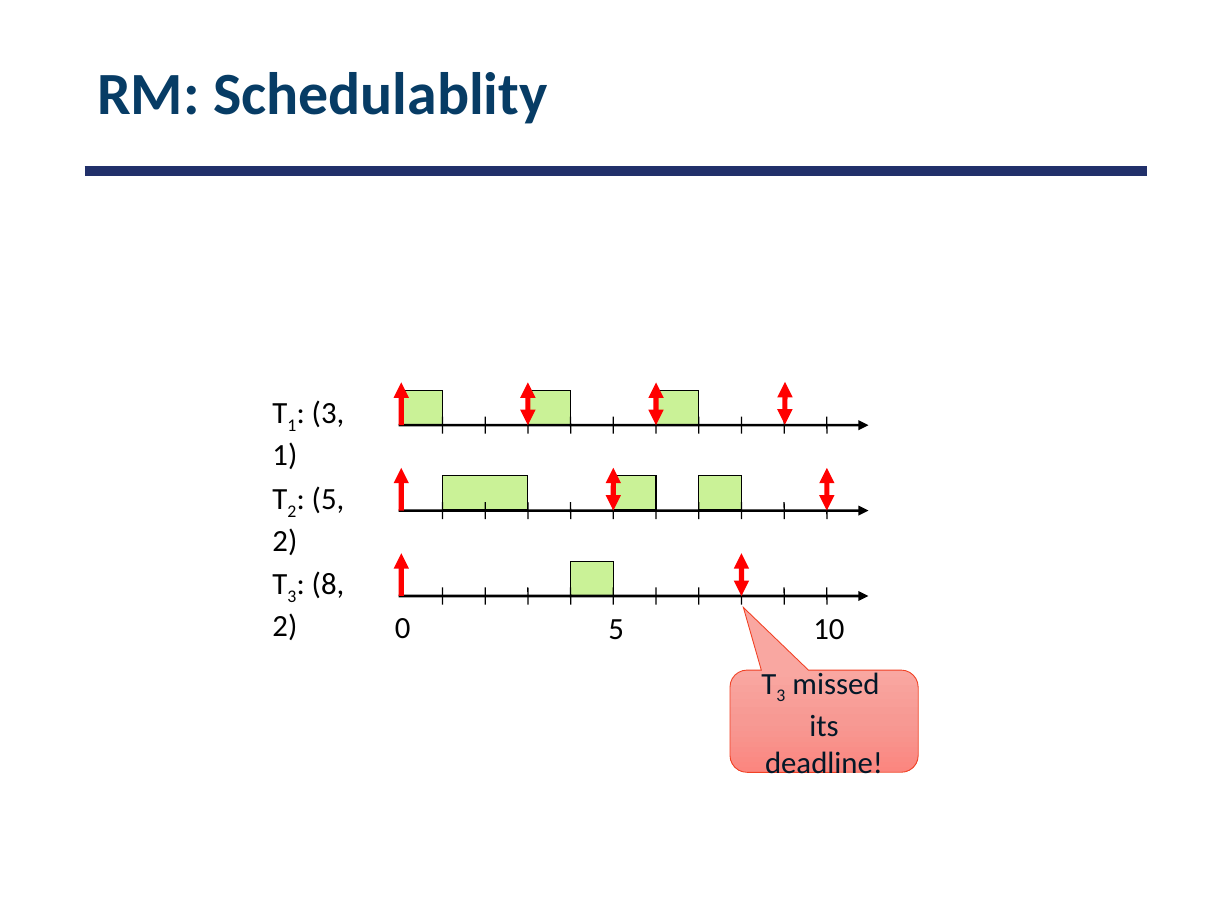
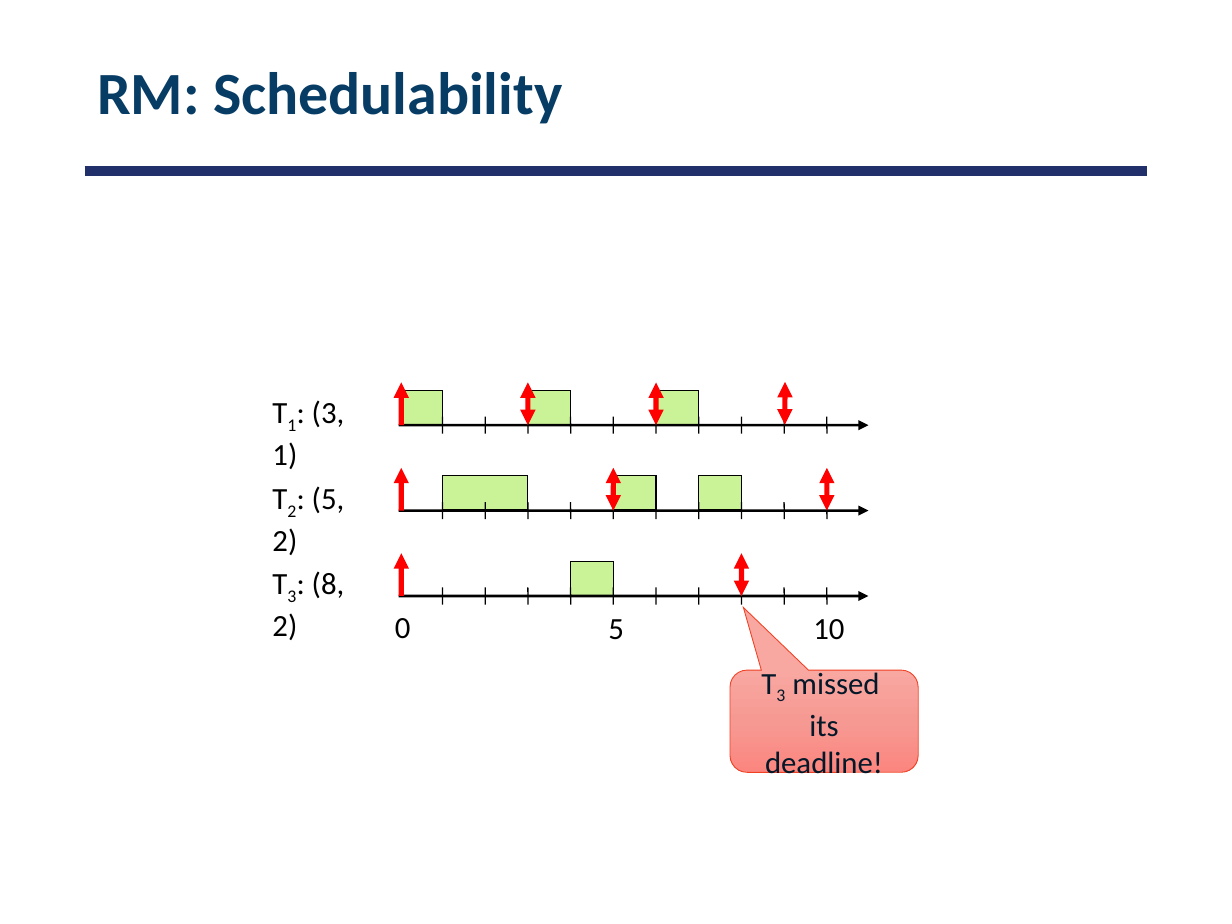
Before and after one commit to smajidzahedi/ECE350, a slide deck: slide 18 of 06-realtime.pptx. Drawn at 1232x924 pixels with LibreOffice and Linux fonts; fonts in the diff are those of the drawing. Boxes give left, top, right and bottom in pixels: in the first picture for what was removed or moved away, otherwise in the second. Text is boxed around its words. In the diff, an @@ line names an element or a change of style, - is before the commit and + after.

```diff
--- a/06-realtime.pptx
+++ b/06-realtime.pptx
@@ title at [97, 72, 562, 124]: text changed @@
-RM: Schedulablity
+RM: Schedulability
```
Also in this commit, not shown: 2 other slides changed, 1 other file.
